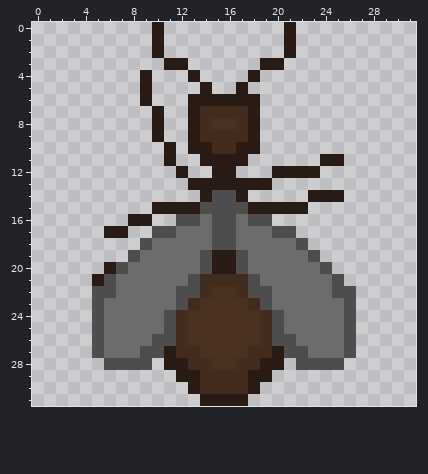
A pixel-art sprite gets an edit: bugs/client/gameApp/src/view/textures/images/ant_queen_3.png. That is the earlier state.
The file is 32x32 pixels.
The same view after the edit:
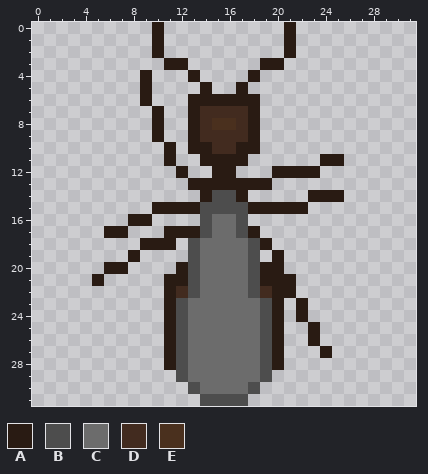
Palette (. is transparent): A #291b13  B #4d4d4d  C #6c6c6c  D #422b1f  E #4a301e
Commit: fixe ants closed wings
The edit:
@@ x 0..31 @@
 15 ..........AAAABBBBAAAAA.........
-16 ........AA..BBCBBCBB............
-17 ......AA..BBCCCBBCCCBB..........
-18 .........BCCCCCBBCCCCCB.........
-19 ........BCCCCCBAABCCCCCB........
-20 ......ABCCCCCCBAABCCCCCCB.......
-21 .....ABCCCCCCBDDDDBCCCCCCB......
-22 .....BBCCCCCBBDEEDBBCCCCCBB.....
-23 .....BCCCCCCBDEEEEDBCCCCCCB.....
-24 .....BCCCCCBDEEEEEEDBCCCCCB.....
-25 .....BCCCCCBDEEEEEEDBCCCCCB.....
-26 .....BCCCCBBDEEEEEEDBBCCCCB.....
-27 .....BCCCBBADDEEEEDDABBCCCB.....
-28 ......BBBB.AADDEEDDAA.BBBB......
-29 ............AADDDDAA............
-30 .............ADDDDA.............
-31 ..............AAAA..............
+16 ........AA....BCCB..............
+17 ......AA...AAABCCBA.............
+18 .........AAA.BCCCCBA............
+19 ........A....BCCCCB.A...........
+20 ......AA....ABCCCCBAA...........
+21 .....A.....AABCCCCBAAA..........
+22 ...........ADBCCCCBDAA..........
+23 ...........ABCCCCCCBA.A.........
+24 ...........ABCCCCCCBA.A.........
+25 ...........ABCCCCCCBA..A........
+26 ...........ABCCCCCCBA..A........
+27 ...........ABCCCCCCBA...A.......
+28 ...........ABCCCCCCBA...........
+29 ............BCCCCCCB............
+30 .............BCCCCB.............
+31 ..............BBBB..............
Where, in picture pixels (left, top, right, bottom), the same in both pictures:
changed: (92, 214, 356, 406)
